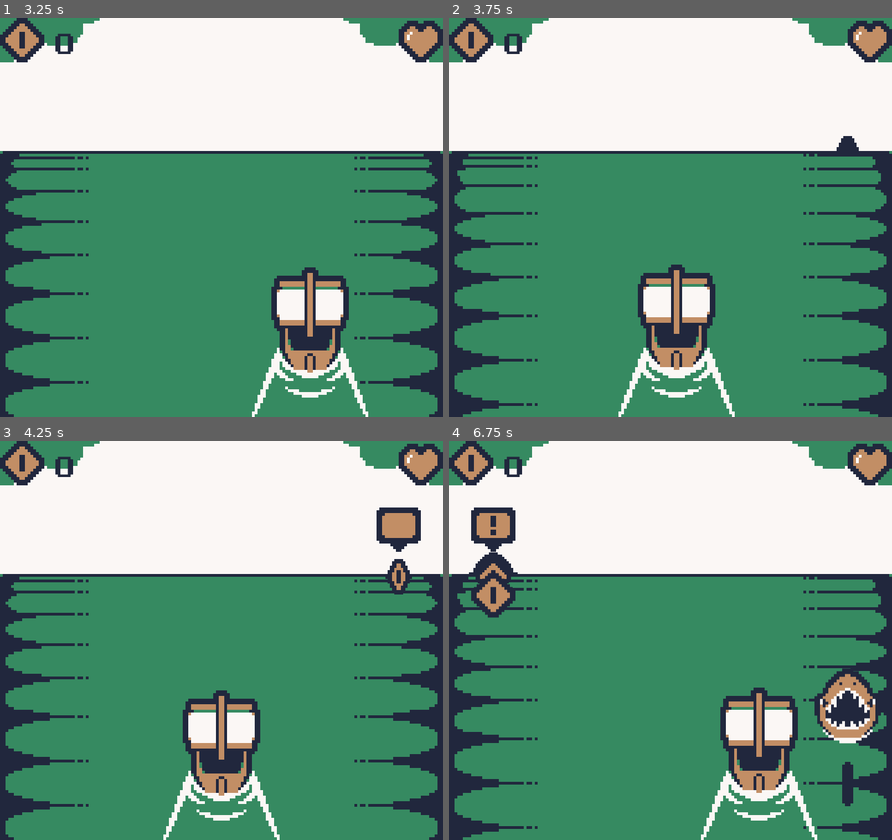
Above: before the commit, frames 1-4 (two rows, left to right).
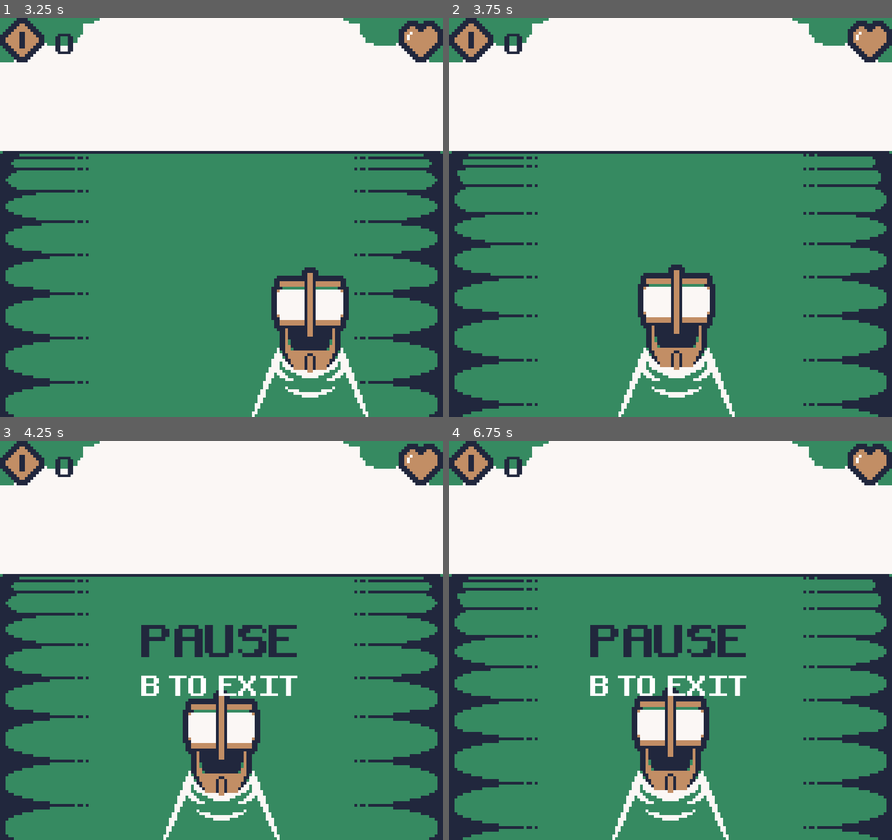
Above: after the commit, the same moments.

Repository: dr4ghs/GBJAM14
Game: Godot game, scene res://Scenes/play_scene.tscn
The game is run twice, just before and just after one commit, with the same random seed, the same clock (stepped at 60 frames per second) and the same inputs. This scene is started directly instead of the project's main scene.
Inputs:
- Up to frame 1 (3.25 s): hold Right (right) 0.53-1.28 s; tap Space (action) every 0.75 s from 0.6 to 2.85 s; hold Left (left) 1.28-2.03 s; hold Right (right) from 2.03 s (still down)
- Up to frame 2 (3.75 s): release Right (right) at 3.53 s; hold Left (left) from 3.53 s (still down); tap Space (action) at 3.6 s
- Up to frame 3 (4.25 s): keep holding Left (left); tap Escape (menu) at 4.15 s
- Up to frame 4 (6.75 s): tap Space (action) every 0.75 s from 4.35 to 6.6 s; release Left (left) at 5.78 s; hold Right (right) from 5.78 s (still down)

Frame 1 is identical in both runs. In frame 2, 0.1% of the frame differs, in the area x 87-93%, y 29-34%; in frame 3, 3.5%; in frame 4, 15%, in the area x 4-98%, y 16-100%.

Commit message:
Working play scene

Diff:
--- a/Scenes/play_scene.tscn
+++ b/Scenes/play_scene.tscn
@@ -535,11 +535,17 @@
 
 [connection signal="game_over" from="." to="AnimationPlayer" method="_on_game_over"]
 [connection signal="game_over" from="." to="HUD/Prompts" method="_on_game_over"]
+[connection signal="game_over" from="." to="EntitiesSpawner" method="_on_game_over"]
 [connection signal="pause" from="." to="HUD/Prompts" method="_on_pause"]
+[connection signal="pause" from="." to="EntitiesSpawner" method="_on_pause"]
+[connection signal="pause" from="." to="PlayerSpawner" method="_on_pause"]
 [connection signal="play" from="." to="HUD/Prompts" method="_on_play"]
+[connection signal="play" from="." to="EntitiesSpawner" method="_on_play"]
+[connection signal="play" from="." to="PlayerSpawner" method="_on_play"]
 [connection signal="start" from="." to="AnimationPlayer" method="_on_start"]
 [connection signal="start" from="." to="HUD/HealthBar" method="_on_start"]
 [connection signal="start" from="." to="HUD/GoldLabel" method="_on_start"]
 [connection signal="start" from="." to="HUD/Prompts" method="_on_start"]
+[connection signal="start" from="." to="EntitiesSpawner" method="_on_start"]
 [connection signal="start" from="." to="PlayerSpawner" method="_on_start"]
 [connection signal="area_entered" from="Background/DespawnArea" to="Background/DespawnArea" method="_on_area_entered"]
--- a/Scripts/Entities/entities_spawner.gd
+++ b/Scripts/Entities/entities_spawner.gd
@@ -9,13 +9,21 @@
 
 var working: bool;
 
-func start() -> void:
+func _on_play() -> void:
 	working = true;
 
-func reset() -> void:
+func _on_start() -> void:
 	working = false;
 	for child in get_children():
 		child.queue_free();
+
+	spawn();
+
+func _on_pause() -> void:
+	working = false;
+
+func _on_game_over() -> void:
+	working = false;
 
 func spawn() -> void:
 	var lane: float = 0;
@@ -38,3 +46,6 @@
 	if wait_time > 0:
 		wait_time -= delta * PlayerStats.speed;
 	if wait_time <= 0: spawn();
+
+	for c in get_children():
+		if c is Entity: (c as Entity).update(delta)
--- a/Scripts/Entities/entity.gd
+++ b/Scripts/Entities/entity.gd
@@ -57,7 +57,7 @@
 
 	return 0;
 
-func _process(delta: float) -> void:
+func update(delta: float) -> void:
 	distance -= PlaySceneConstants.BASE_SPEED * PlayerStats.curr_speed * delta;
 
 	if is_damaging and not warned and distance <= PlaySceneConstants.MAX_DISTANCE * 0.75:
--- a/Scripts/Scenes/Play/play_scene_manager.gd
+++ b/Scripts/Scenes/Play/play_scene_manager.gd
@@ -39,18 +39,17 @@
 func _process(_delta: float) -> void:
 	if state == State.GAME_OVER and Input.is_action_just_pressed("action"):
 		state = State.START;
-
-	if state == State.PLAY:
+	elif state == State.PAUSE:
 		if Input.is_action_just_pressed("menu"):
-			state = State.PAUSE;
-
-	if state == State.PAUSE:
-		if Input.is_action_just_pressed("menu"):
+			audio_ctrl.resume_bgm();
 			state = State.PLAY;
-			pass;
 		if Input.is_action_just_pressed("cancel"):
 			# TODO return to main screen
 			pass;
+	elif state == State.PLAY:
+		if Input.is_action_just_pressed("menu"):
+			audio_ctrl.pause_bgm();
+			state = State.PAUSE;
 
 func _on_death() -> void:
 	state = State.GAME_OVER;
--- a/Scripts/Scenes/Play/player_spawner.gd
+++ b/Scripts/Scenes/Play/player_spawner.gd
@@ -22,6 +22,12 @@
 
 	scene.add_child(player);
 
+func _on_play() -> void:
+	player.enable_input = true;
+
+func _on_pause() -> void:
+	player.enable_input = false;
+
 func _on_damage_taken(_damage: int) -> void:
 	audio_ctrl.play_sfx("damage");
 
--- a/Scripts/Scenes/Play/prompts_controller.gd
+++ b/Scripts/Scenes/Play/prompts_controller.gd
@@ -17,12 +17,12 @@
 
 func _on_pause() -> void:
 	main_lbl.text = "PAUSE"
-	hint_lbl.text = "PRESS B TO EXIT"
+	hint_lbl.text = "B TO EXIT"
 	main_lbl.visible = true;
 	hint_lbl.visible = true;
 
 func _on_game_over() -> void:
 	main_lbl.text = "GAME OVER"
-	hint_lbl.text = "PRESS A TO RESTART"
+	hint_lbl.text = "A TO RESTART"
 	main_lbl.visible = true;
 	hint_lbl.visible = true;
--- a/Scripts/Scenes/audio_controller.gd
+++ b/Scripts/Scenes/audio_controller.gd
@@ -13,7 +13,7 @@
 	bgm.play();
 
 func pause_bgm() -> void:
-	bgm.stream_pause = true;
+	bgm.stream_paused = true;
 
 func resume_bgm() -> void:
 	bgm.stream_paused = false;
